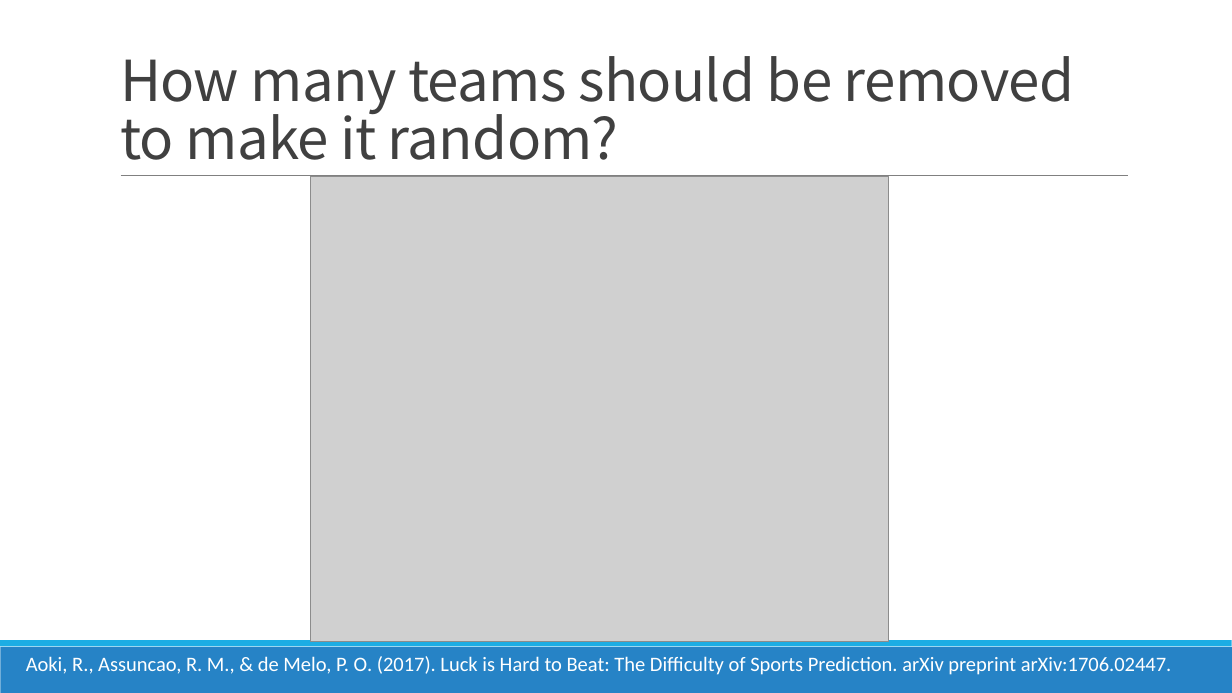
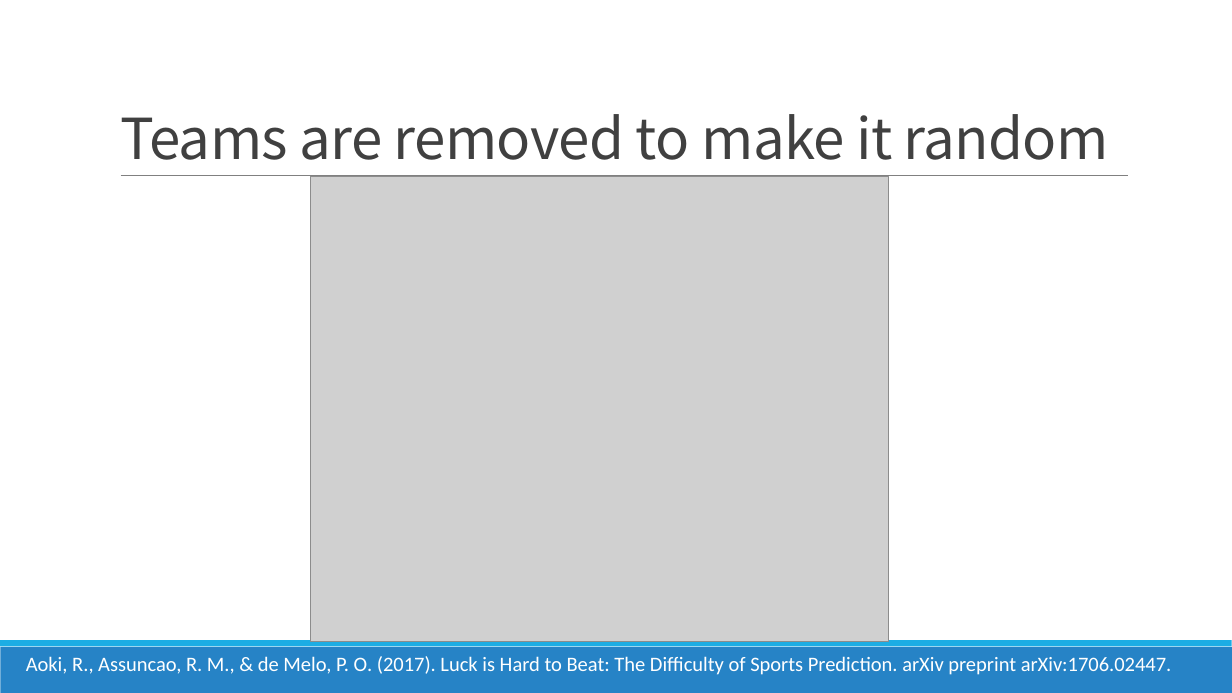
Before and after one commit to FindNorthStar/DataMining, a slide deck: slide 10 of homework_1/Luck is Hard to Beat The Difficulty of Sports Prediction.pptx. Drawn at 1232x693 pixels with LibreOffice and Linux fonts; fonts in the diff are those of the drawing; grey boxes stand for pictures. Boxes give left, top, right and bottom in pixels: in the first picture for what was removed or moved away, otherwise in the second. Text is boxed around its words. In the diff, an @@ line names an element or a change of style, - is before the commit and + after.

```diff
--- a/homework_1/Luck is Hard to Beat The Difficulty of Sports Prediction.pptx
+++ b/homework_1/Luck is Hard to Beat The Difficulty of Sports Prediction.pptx
@@ title at [120,114,1109,160]: text changed @@
-How many teams should be removed to make it random?
+Teams are removed to make it random
```
Also in this commit, not shown: 1 other slide changed, 31 slides removed, 2 other files.
